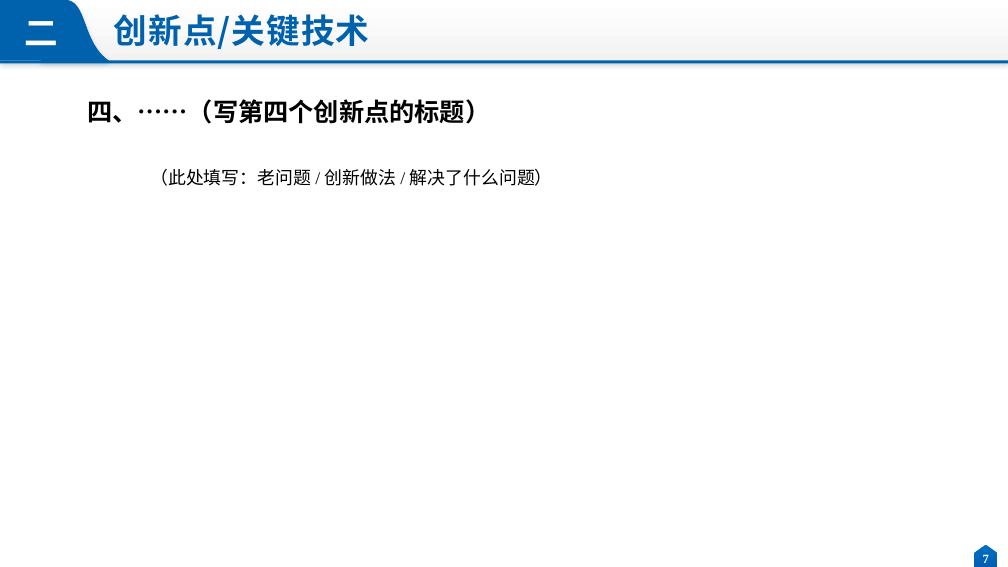
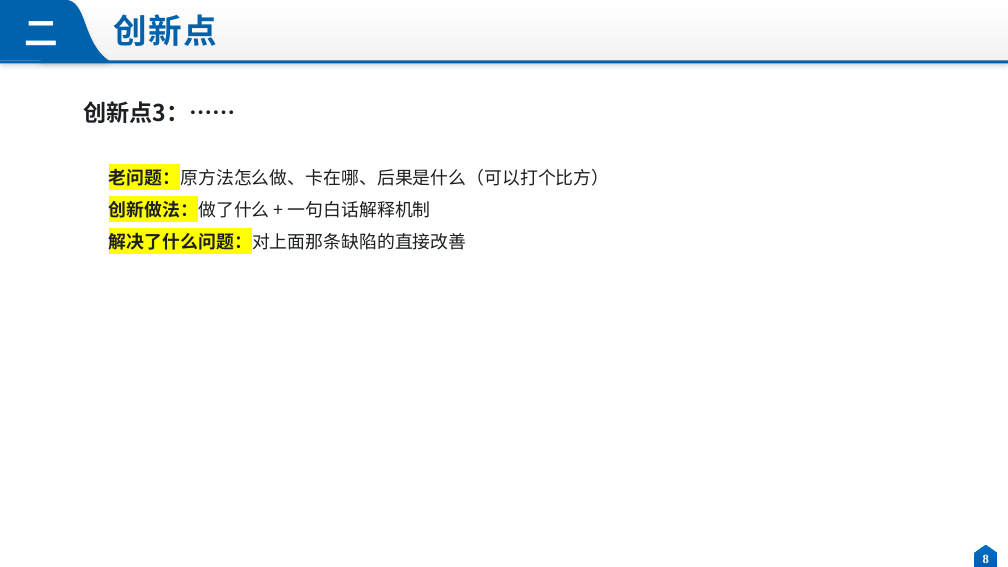
Before and after one commit to JohnJiahao/group-meeting-presentation-ppt, a slide deck: slide 8 of assets/template.pptx (slide 7 before the commit). Drawn at 1008x567 pixels with LibreOffice and Linux fonts; fonts in the diff are those of the drawing. Boxes give left, top, right and bottom in pixels: in the first picture for what was removed or moved away, otherwise in the second. Text is boxed around its words. In the diff, an @@ line names an element or a change of style, - is before the commit and + after.

Commit message:
fix: cleaner slide layout from user feedback
- template: abstract split into two pages (abstract / problems+solutions with red subheads)
- template: header renamed to 创新点, titles 创新点N：, framework page first without a number
- template: 老问题/创新做法/解决了什么问题 labels bold + highlighted
- template: move experiment titles down so they no longer collide with the header band
- docs: page budget 18 slides, layout coordinates, checklist items

```diff
--- a/assets/template.pptx
+++ b/assets/template.pptx
@@ title at [114, 14, 217, 46]: text changed @@
-创新点/关键技术
+创新点
@@ text at [83, 101, 235, 123]: text changed; size 24 to 22 pt; text colour #000000 to #1C1F23 @@
-  四、……（写第四个创新点的标题）
+  创新点3：……
@@ text at [109, 166, 610, 254]: text changed; font Times New Roman to Noto Sans CJK SC; text colour #000000 to #1C1F23 @@
-（此处填写：老问题 / 创新做法 / 解决了什么问题）
+老问题：原方法怎么做、卡在哪、后果是什么（可以打个比方）
+创新做法：做了什么 + 一句白话解释机制
+解决了什么问题：对上面那条缺陷的直接改善
@@ page number at [983, 553, 989, 566]: text changed @@
-7
+8
```
Also in this commit, not shown: 13 other slides changed, 1 slide added, 4 other files.
